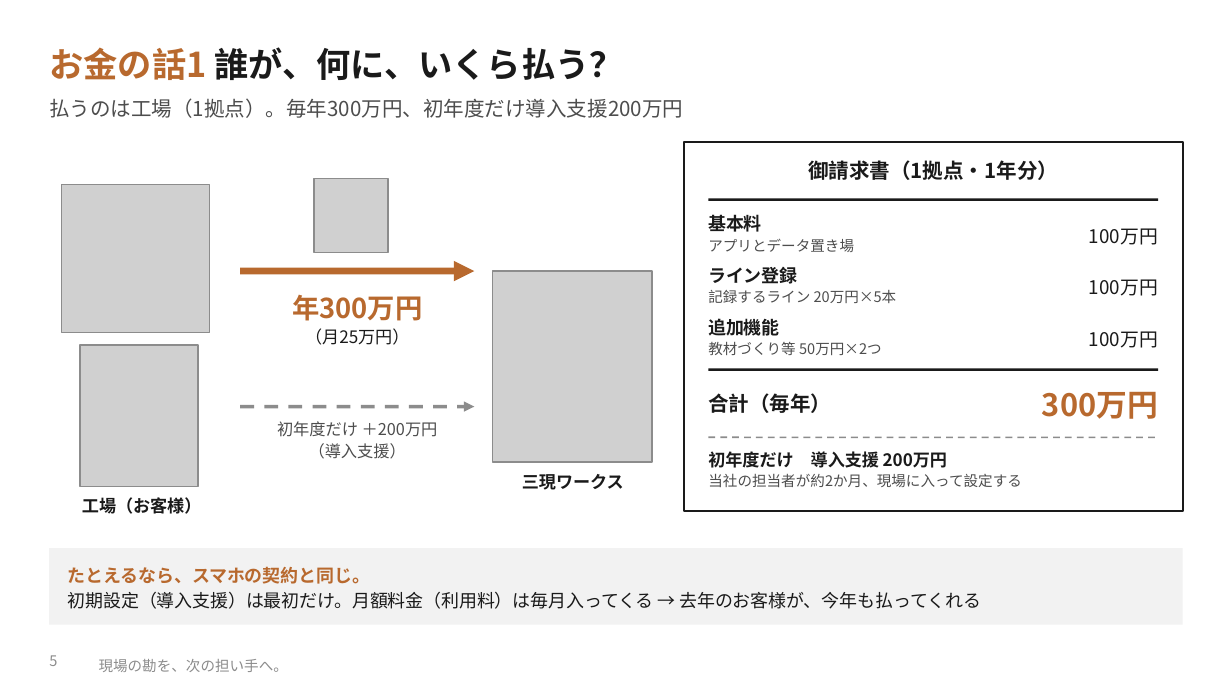
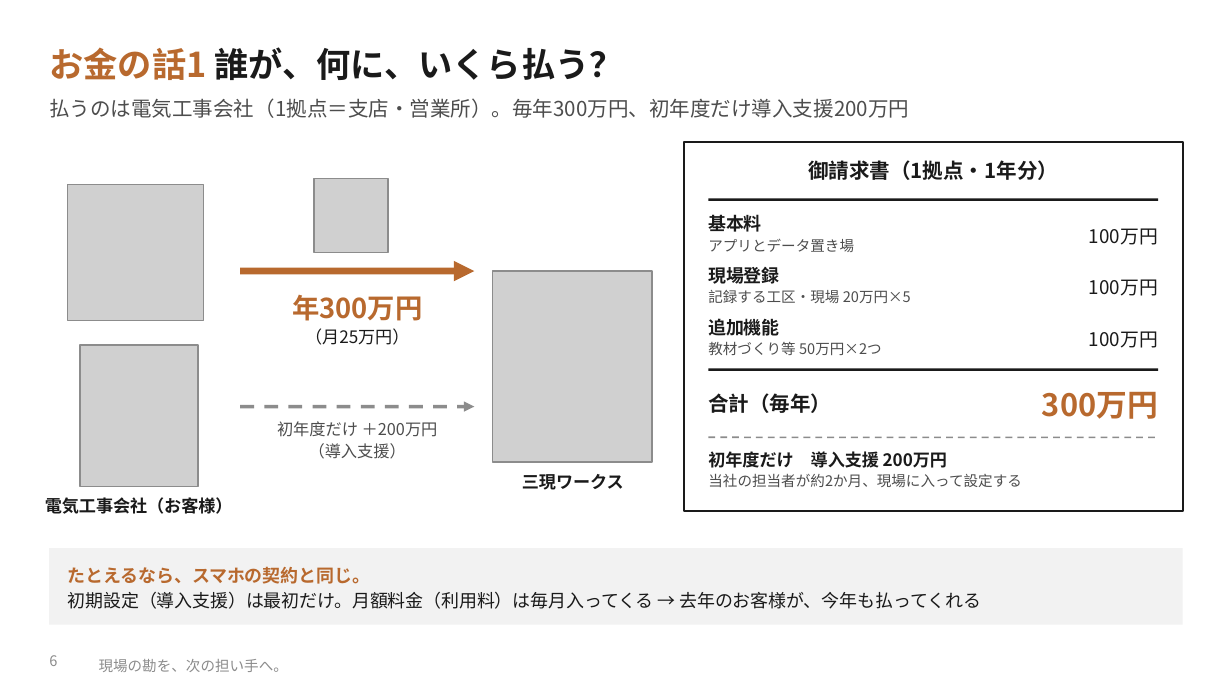
Before and after one commit to SEITOSHIKI/-ai-commute-audio-, a slide deck: slide 6 of deck/令和の虎_やさしい版_マンガでわかる収益構造.pptx (slide 5 before the commit). Drawn at 1232x693 pixels with LibreOffice and Linux fonts; fonts in the diff are those of the drawing; grey boxes stand for pictures; background and template pictures are left out. Boxes give left, top, right and bottom in pixels: in the first picture for what was removed or moved away, otherwise in the second. Text is boxed around its words. In the diff, an @@ line names an element or a change of style, - is before the commit and + after.

```diff
--- a/deck/令和の虎_やさしい版_マンガでわかる収益構造.pptx
+++ b/deck/令和の虎_やさしい版_マンガでわかる収益構造.pptx
@@ text at box(49, 98, 909, 118): text changed @@
-払うのは工場（1拠点）。毎年300万円、初年度だけ導入支援200万円
+払うのは電気工事会社（1拠点＝支店・営業所）。毎年300万円、初年度だけ導入支援200万円
@@ picture: place and size @@
-picture at box(62, 185, 209, 333)
+picture at box(68, 185, 203, 320)
@@ text at box(708, 263, 911, 303): text changed @@
-ライン登録
-記録するライン 20万円×5本
+現場登録
+記録する工区・現場 20万円×5
@@ text at box(45, 497, 233, 514): text changed @@
-工場（お客様）
+電気工事会社（お客様）
@@ page number at box(49, 655, 57, 666): text changed @@
-5
+6
```
Also in this commit, not shown: 9 other slides changed, 1 slide added, 16 other files.
